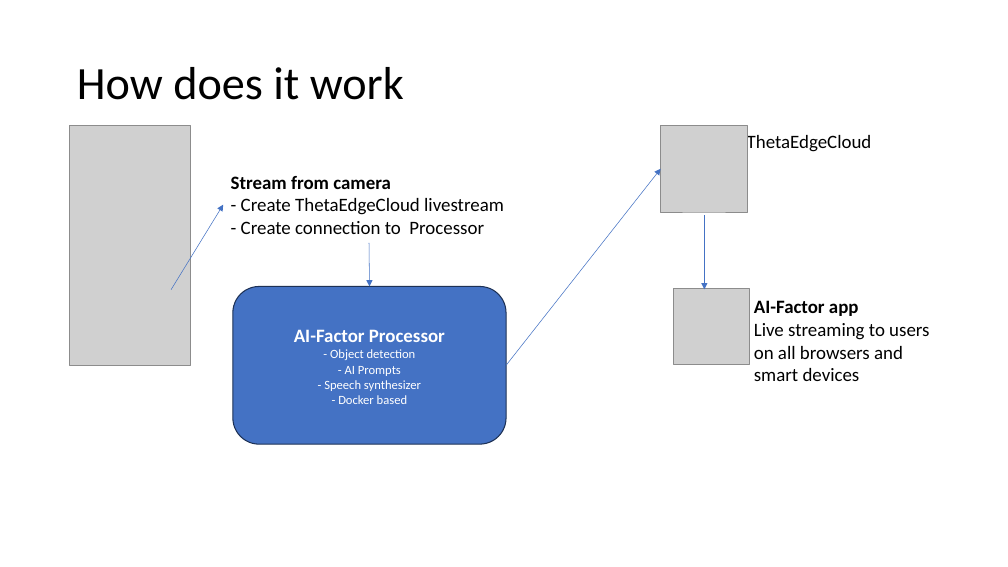
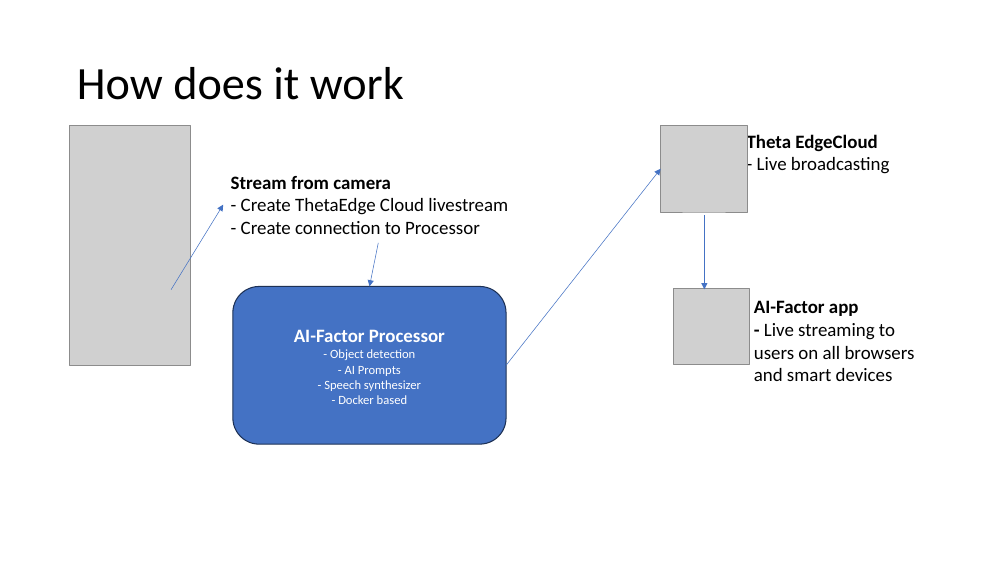
Before and after one commit to IsaackRasmussen/thetaedgecloud-the-ai-factor, a slide deck: slide 3 of Presentation/AI-Factor.pptx. Drawn at 1008x567 pixels with LibreOffice and Linux fonts; fonts in the diff are those of the drawing; grey boxes stand for pictures. Boxes give left, top, right and bottom in pixels: in the first picture for what was removed or moved away, otherwise in the second. Text is boxed around its words. In the diff, an @@ line names an element or a change of style, - is before the commit and + after.

```diff
--- a/Presentation/AI-Factor.pptx
+++ b/Presentation/AI-Factor.pptx
@@ text at [747,132,890,174]: text changed @@
-ThetaEdgeCloud
+Theta EdgeCloud
+- Live broadcasting
@@ text at [241,198,508,234]: spaces changed @@
-- Create ThetaEdgeCloud livestream
-- Create connection to Processor
+- Create ThetaEdge Cloud livestream
+- Create connection to Processor
@@ arrow moved from (369, 243) - (370, 287) to (378, 243) - (370, 287) @@
@@ text at [754,300,915,381]: text changed @@
-AI-Factor app
-Live streaming to users on all browsers and smart devices
+AI-Factor app
+- Live streaming to users on all browsers and smart devices
```
Also in this commit, not shown: 1 other slide changed, 2 other files.
